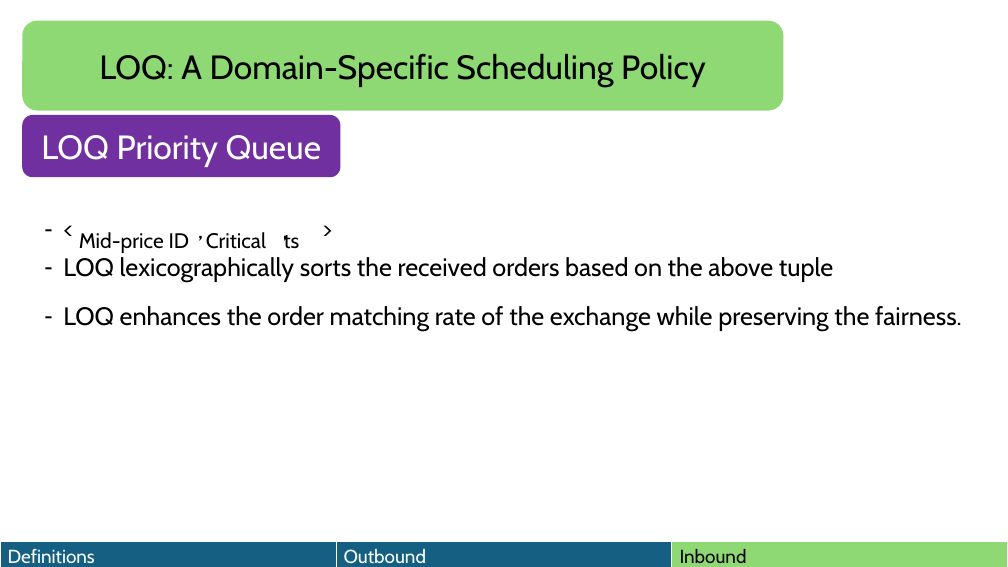
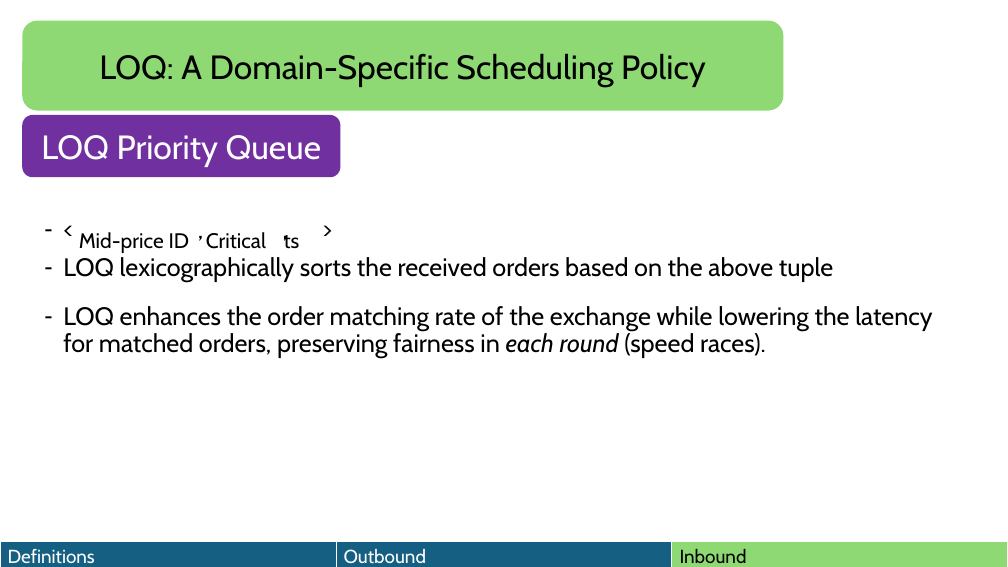
Before and after one commit to HaseebLUMS/Onyx-Presentation, a slide deck: slide 110 of thesis-latency-fairness.pptx (slide 107 before the commit). Drawn at 1008x567 pixels with LibreOffice and Linux fonts; fonts in the diff are those of the drawing. Boxes give left, top, right and bottom in pixels: in the first picture for what was removed or moved away, otherwise in the second. Text is boxed around its words. In the diff, an @@ line names an element or a change of style, - is before the commit and + after.

```diff
--- a/thesis-latency-fairness.pptx
+++ b/thesis-latency-fairness.pptx
@@ text at <box>63,306,932,358</box>: text changed @@
-– LOQ enhances the order matching rate of the exchange while preserving the fairness.
+– LOQ enhances the order matching rate of the exchange while lowering the latency for matched orders, preserving fairness in each round (speed races).
```
Also in this commit, not shown: 8 other slides changed, 3 slides added, 1 other file.
